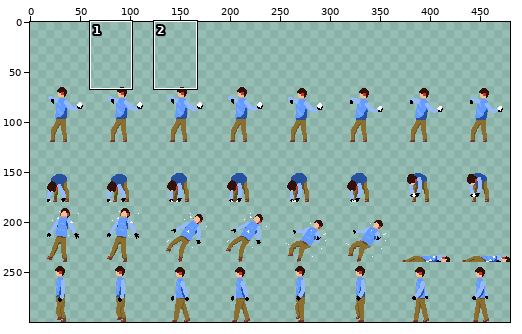
Edited in one commit: sprite sheet (FinalProject/snowwar/enemy_image.png). The first picture is a wide view before the edit; the outline marks the close-up.
Close-up. Before the edit:
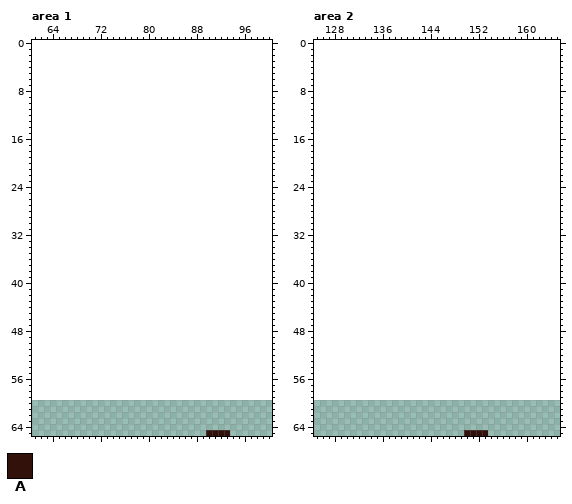
The file is 480x240 pixels. Shown: area 1: x 61..100, y 0..65; area 2: x 125..165, y 0..65. The old version is drawn lined up with the new one, on the new canvas. The commit also changed other parts of the picture, which this record leaves out.
Palette (. is transparent): A #32110b
Pixels before, area 1 (only the part around the change), first column x 64:
 0 .....................................
 1 .....................................
 2 .....................................
 3 .....................................
 4 .....................................
 5 .....................................
 6 .....................................
 7 .....................................
 8 .....................................
 9 .....................................
10 .....................................
11 .....................................
12 .....................................
13 .....................................
14 .....................................
15 .....................................
16 .....................................
17 .....................................
18 .....................................
19 .....................................
20 .....................................
21 .....................................
22 .....................................
23 .....................................
24 .....................................
25 .....................................
26 .....................................
27 .....................................
28 .....................................
29 .....................................
30 .....................................
31 .....................................
32 .....................................
33 .....................................
34 .....................................
35 .....................................
36 .....................................
37 .....................................
38 .....................................
39 .....................................
40 .....................................
41 .....................................
42 .....................................
43 .....................................
44 .....................................
45 .....................................
46 .....................................
47 .....................................
48 .....................................
49 .....................................
50 .....................................
51 .....................................
52 .....................................
53 .....................................
54 .....................................
55 .....................................
56 .....................................
57 .....................................
58 .....................................
59 .....................................
60 .....................................
61 .....................................
62 .....................................
63 .....................................
64 .....................................
65 ..........................AAAA.......
Pixels before, area 2 (only the part around the change), first column x 125:
 3 .........................................
 4 .........................................
 5 .........................................
 6 .........................................
 7 .........................................
 8 .........................................
 9 .........................................
10 .........................................
11 .........................................
12 .........................................
13 .........................................
14 .........................................
15 .........................................
16 .........................................
17 .........................................
18 .........................................
19 .........................................
20 .........................................
21 .........................................
22 .........................................
23 .........................................
24 .........................................
25 .........................................
26 .........................................
27 .........................................
28 .........................................
29 .........................................
30 .........................................
31 .........................................
32 .........................................
33 .........................................
34 .........................................
35 .........................................
36 .........................................
37 .........................................
38 .........................................
39 .........................................
40 .........................................
41 .........................................
42 .........................................
43 .........................................
44 .........................................
45 .........................................
46 .........................................
47 .........................................
48 .........................................
49 .........................................
50 .........................................
51 .........................................
52 .........................................
53 .........................................
54 .........................................
55 .........................................
56 .........................................
57 .........................................
58 .........................................
59 .........................................
60 .........................................
61 .........................................
62 .........................................
63 .........................................
64 .........................................
65 .........................AAAA............
After:
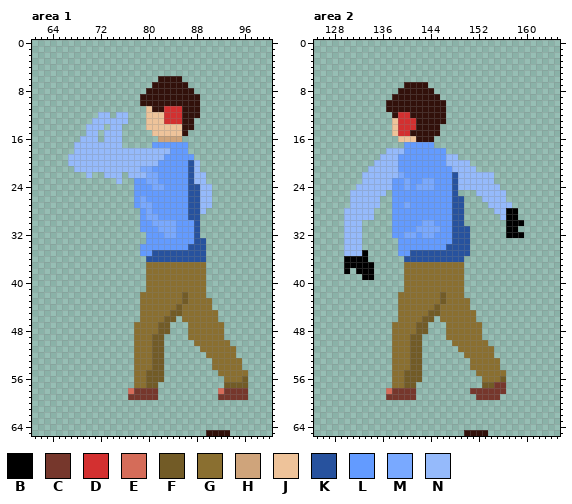
Colours new in this view: B #000000  C #76372c  D #d33030  E #d56c59  F #725b26  G #8a6f30  H #cfa47b  J #eec39a  K #27529e  L #639bff  M #79a9ff  N #95bafb
What changed:
canvas 480x240 -> 480x300, the old top-left corner now at 0,60
Changed rows in their new state; - is an unchanged pixel.
Area 1:
first column x 67:
 6 ---------------AAAA-----------
 7 --------------AAAAAA----------
 8 -------------AAAAAAAA---------
 9 ------------AAAAAAAAAA--------
10 ------------AAAAAAAAAA--------
11 -------------JAADDDAAA--------
12 -----NN-NN---JJJDDDAAA--------
13 ----NNNNNN---JJJDDDAA---------
14 ---NNN-NN----JJJJJJAA---------
15 ---NN-NNN-----JJJJJA----------
16 --NNN-NNN------HHHH-----------
17 -NNNNNNNN-----LLLLLL----------
18 -NNNNNNNNNNNNNNNNLLL----------
19 NNNNNNNNNNNNNNNNLLLLL---------
20 NNNNNNNNNNNNNNNLLLLLKN--------
21 -NNNNNNNNNNNMMLLLLLLKN--------
22 ---N--NNN-NNNMMLLLLLKNN-------
23 --------N--LLMMLLLLLKNN-------
24 -----------LLLMMLLLLKKNN------
25 -----------LLLLLLLLLKKNN------
26 -----------LMLLLLLLLKKNN------
27 -----------LMMLLLLLLKKNN------
28 ------------LMLLLLLLKKN-------
29 ------------LMMLLLLLKK--------
30 ------------LLMMMMLLLK--------
31 ------------LLLMMMLLLK--------
32 -------------LLLMMLLLK--------
33 -------------LLLLLLLLKK-------
34 ------------LLLLLLLLKKK-------
35 ------------LLKKKKKKKKK-------
36 -------------KKKKKKKKKK-------
37 -------------GGGGGGGGGG-------
38 -------------GGGGGGGGGG-------
39 -------------GGGGGGGGGG-------
40 -------------GGGGGGGGGG-------
41 -------------GGGGGGGGGG-------
42 ------------GGGGGGGFGGG-------
43 ------------GGGGGGGFGGGG------
44 ------------GGGGGGFGGGGG------
45 ------------GGGGGFFGGGGGG-----
46 ------------GGGGFF-GGGGGG-----
47 -----------GGGGFF---GGGGGG----
48 -----------GGGGFF---GGGGGG----
49 -----------GGGFF----GGGGGG----
50 -----------GGGFF-----GGGGGG---
51 -----------GGGFF------GGGGGG--
52 -----------GGGFF-------GGGGG--
53 -----------GGGFF--------GGGGG-
54 -----------GGGFF--------GGGGG-
55 -----------GGFFF---------GGGGG
56 -----------GGFFF----------GGGF
57 -----------GGFF-----------FFFF
58 ----------ECCCC----------ECCCC
59 ----------CCCCC----------CCCCC
Area 2:
first column x 130:
 7 ----------AAAA----------------
 8 ---------AAAAAA---------------
 9 --------AAAAAAAA--------------
10 -------AAAAAAAAAA-------------
11 -------AAAAAAAAAA-------------
12 --------ADDAAAAAA-------------
13 --------JDDDAAAAA-------------
14 --------JDDDAAAA--------------
15 --------JDDAAAAA--------------
16 ---------JJJAAA---------------
17 ----------LLLLL---------------
18 -------NNNLLLLLLL-------------
19 ------NNNLLLLLLLLNN-----------
20 -----NNNNLLLLLLLLNNNN---------
21 ----NNNNNLLLLLLLLLNNNN--------
22 ---NNNNNNMLLLLLLLLKNNNNNN-----
23 ---NNNNNLLMLLMMLLLKNNNNNN-----
24 --NNNNNNLLMLMMMLLLKNNNNNNN----
25 -NNNNNN-LLLLLLLLLLK---NNNNN---
26 -NNNNN--LLLLLLLLLLKK---NNNN---
27 -NNNNN--LLMLLLLLLLKK----NNNN--
28 NNNNN---LLLLLLLLLLKK-----NNBB-
29 NNNNN---LLLLLLLLLLKK------NBB-
30 NNN-----LLLLLMMLLLKK-------BBB
31 NNN-----LLLLMMMMLLKKK------BB-
32 NNN-----LLMMLMMLLLKKK------BBB
33 NNN------LLLLLLLLLKKK---------
34 NNN------LLLLLLLLKKKK---------
35 NNNB-----LLKKKKKKKKKK---------
36 BBBB------KKKKKKKKKK----------
37 BBBBB-----GGGGGGGGGG----------
38 B-BBB-----GGGGGGGGGG----------
39 ---BB-----GGGGGGGGGG----------
40 ----------GGGGGGGGGG----------
41 ----------GGGGGGGGGG----------
42 ---------GGGGGGGFGGG----------
43 ---------GGGGGGGFGGGG---------
44 ---------GGGGGGFGGGGG---------
45 ---------GGGGGFFGGGGGG--------
46 ---------GGGGFF-GGGGGG--------
47 --------GGGGFF---GGGGGG-------
48 --------GGGGFF---GGGGGG-------
49 --------GGGFF----GGGGGG-------
50 --------GGGFF-----GGGGGG------
51 --------GGGFF------GGGGGG-----
52 --------GGGFF-------GGGGG-----
53 --------GGGFF--------GGGGG----
54 --------GGGFF--------GGGGG----
55 --------GGFFF---------GGGGG---
56 --------GGFFF----------GGGF---
57 --------GGFF-----------FFCC---
58 -------ECCCC---------CCCCCC---
59 -------CCCCC----------CCCC----
